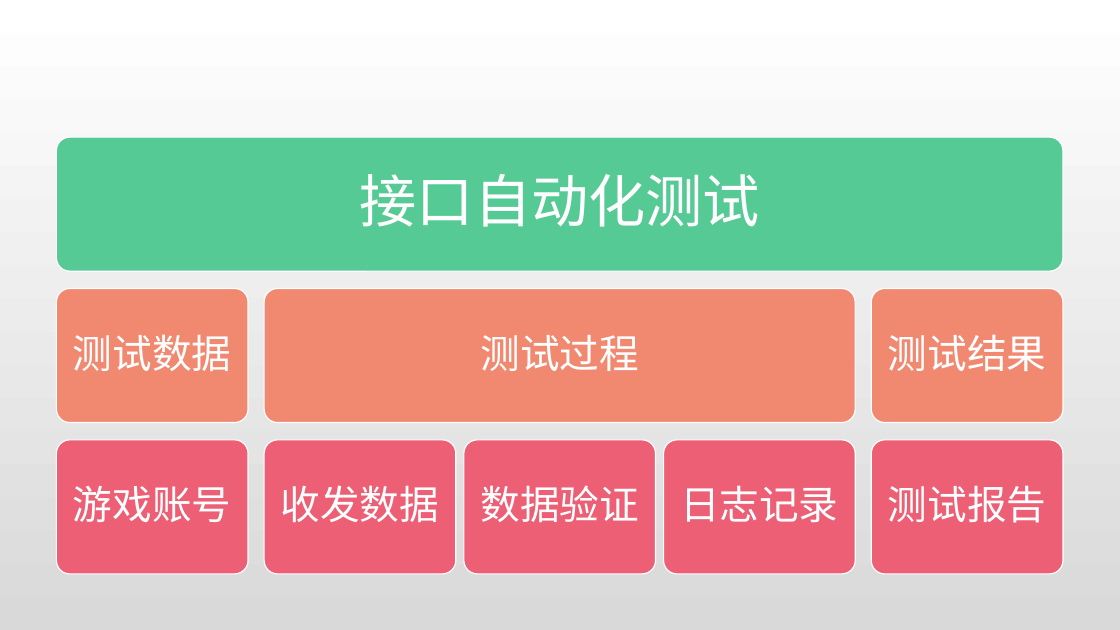
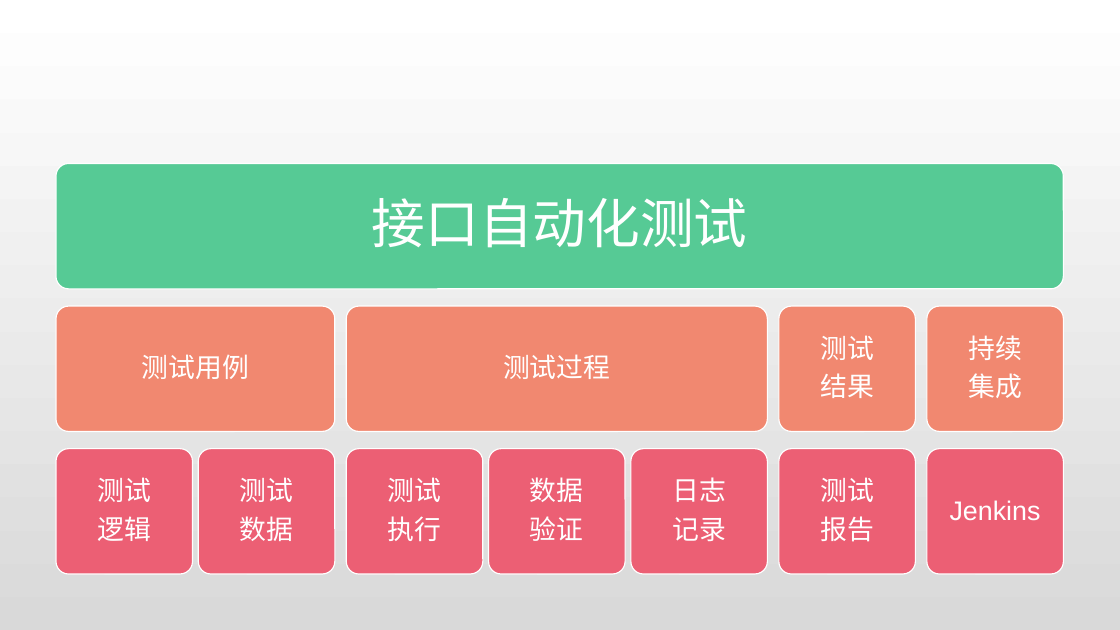
Before and after one commit to zhancongc/quality_assurance, a slide deck: slide 7 of md/软件质量保证插图集合.pptx. Drawn at 1120x630 pixels with LibreOffice and Linux fonts; fonts in the diff are those of the drawing. Boxes give left, top, right and bottom in pixels: in the first picture for what was removed or moved away, otherwise in the second. Text is boxed around its words. In the diff, an @@ line names an element or a change of style, - is before the commit and + after.

Commit message:
将自动化测试部分完成

```diff
--- a/md/软件质量保证插图集合.pptx
+++ b/md/软件质量保证插图集合.pptx
@@ rounded rectangle resized from (x1=56, y1=137, x2=1063, y2=271) to (x1=56, y1=164, x2=1064, y2=289) @@
@@ text "接口自动化测试" moved from (x1=360, y1=174, x2=760, y2=227) to (x1=372, y1=198, x2=747, y2=248) @@
@@ text "接口自动化测试" at (x1=372, y1=198, x2=747, y2=248): size 49 to 46 pt; less space between paragraphs @@
@@ rounded rectangle resized from (x1=56, y1=288, x2=248, y2=423) to (x1=56, y1=306, x2=335, y2=431) @@
@@ rounded rectangle resized from (x1=265, y1=288, x2=856, y2=423) to (x1=346, y1=306, x2=767, y2=431) @@
@@ text "测试过程" moved from (x1=480, y1=335, x2=638, y2=371) to (x1=503, y1=354, x2=610, y2=379) @@
@@ text "测试过程" at (x1=503, y1=354, x2=610, y2=379): size 34 to 23 pt; less space between paragraphs @@
@@ rounded rectangle resized from (x1=871, y1=288, x2=1063, y2=423) to (x1=927, y1=306, x2=1064, y2=431) @@
@@ text at (x1=820, y1=335, x2=874, y2=398): text changed; size 34 to 23 pt @@
-测试结果
+测试
+结果
@@ rounded rectangle resized from (x1=56, y1=440, x2=248, y2=575) to (x1=56, y1=449, x2=193, y2=574) @@
@@ rounded rectangle resized from (x1=265, y1=440, x2=456, y2=575) to (x1=346, y1=449, x2=483, y2=574) @@
@@ rounded rectangle resized from (x1=464, y1=440, x2=655, y2=575) to (x1=489, y1=449, x2=626, y2=574) @@
@@ rounded rectangle resized from (x1=664, y1=440, x2=855, y2=575) to (x1=631, y1=449, x2=768, y2=574) @@
@@ rounded rectangle resized from (x1=871, y1=440, x2=1063, y2=575) to (x1=927, y1=449, x2=1064, y2=574) @@
@@ text at (x1=240, y1=477, x2=294, y2=541): text changed; size 34 to 23 pt @@
-测试数据
+测试
+数据
@@ text at (x1=530, y1=477, x2=584, y2=541): text changed; size 34 to 23 pt @@
-数据验证
+数据
+验证
@@ text at (x1=672, y1=477, x2=726, y2=541): text changed; size 34 to 23 pt @@
-日志记录
+日志
+记录
@@ text at (x1=820, y1=477, x2=874, y2=542): text changed; size 34 to 23 pt @@
-测试报告
+测试
+报告
@@ text removed at (x1=73, y1=486, x2=231, y2=522) @@
-游戏账号
@@ text removed at (x1=281, y1=485, x2=439, y2=522) @@
-收发数据
@@ group added at (x1=97, y1=306, x2=1041, y2=574): 5 texts, 3 rounded rectangles @@
+测试用例
+测试
+逻辑
+测试
+执行
+持续
+集成
+Jenkins
```
Also in this commit, not shown: 1 other slide changed, 3 other files.
